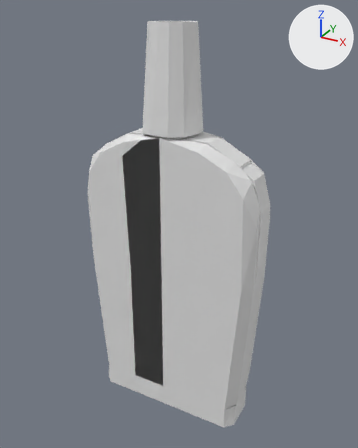
The FBX model Assets/Prefabs/Flask.fbx: old version first, new version second.
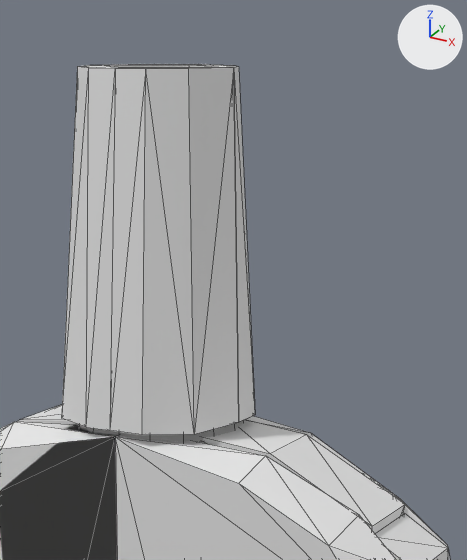
Each version is shown whole from a 50 mm camera at (0.23, -0.407, 0.419) aimed at (0.002, 0.006, 0.213), then close up on the part from 34% to 75% of the width and 0% to 40% of the height. Lighting does not change. The marker at upper right points along +X, +Y and +Z. The close-ups show mesh edges as thin lines. Where no turn or scale is listed for an object, it has been applied to the vertices.

Objects in the first close-up: 'Flask', 'FlaskCollider10', 'FlaskCollider11', 'FlaskCollider2', 'FlaskCollider3', 'FlaskCollider5', 'FlaskCollider6', 'FlaskCollider7', 'FlaskCollider8', 'FlaskCollider9'.
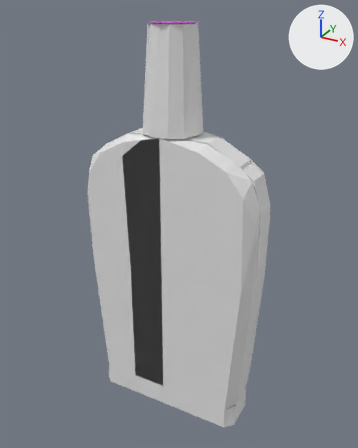
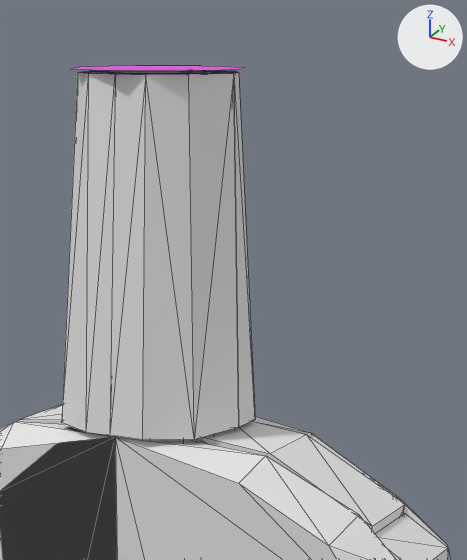
Pixel boxes [x1, y1, x2, y2] of what changed, in the close-ups (467 x 560 px):
```json
{"object": "FlaskCollider11", "change": "moved", "before": [110, 67, 239, 435], "after": [110, 73, 239, 440]}
{"object": "FlaskCollider10", "change": "moved", "before": [62, 65, 121, 431], "after": [62, 71, 122, 435]}
{"object": "FlaskCollider9", "change": "moved", "before": [189, 64, 255, 422], "after": [189, 70, 255, 427]}
{"object": "FlaskSpout", "change": "added", "after": [72, 66, 244, 71], "on screen": "pink"}
{"object": "FlaskCollider8", "change": "moved", "before": [103, 64, 193, 68], "after": [95, 70, 189, 73]}
```

The change, as JSON lines over the scene's bpy script:
```json
{"op": "add", "block": "mat_collider", "code": ["mat_collider = principled_material('Collider')", "mat_collider.base_color = (0.776, 0.0704, 0.799)  # pink #e44be7"]}
{"op": "add", "block": "me_circle", "code": ["me_circle = bpy.data.meshes.new('Circle')", "me_circle.from_pydata([(0.0, 0.0248, 0.4065), (-0.0175, 0.0175, 0.4065), (-0.0248, 0.0, 0.4065), (-0.0175, -0.0175, 0.4065), (0.0, -0.0248, 0.4065), (0.0175, -0.0175, 0.4065), (0.0248, 0.0, 0.4065), (0.0175, 0.0175, 0.4065)], [], [(1, 2, 3, 4, 5, 6, 7, 0)])", "me_circle.materials.append(mat_collider)  # pink #e44be7"]}
{"op": "set", "path": "ob_flaskcollider11.location", "old": "(0.0, 0.0, 0.0)", "new": "(0.0, 0.0, -0.0014)"}
{"op": "set", "path": "ob_flaskcollider9.location", "old": "(0.0, 0.0, 0.0)", "new": "(0.0, 0.0, -0.0014)"}
{"op": "set", "path": "ob_flaskcollider10.location", "old": "(0.0, 0.0, 0.0)", "new": "(0.0, 0.0, -0.0014)"}
{"op": "set", "path": "ob_flaskcollider8.location", "old": "(0.0, 0.0, 0.0)", "new": "(0.0, 0.0, -0.0014)"}
{"op": "add", "block": "ob_flaskspout", "code": ["ob_flaskspout = bpy.data.objects.new('FlaskSpout', me_circle)", "ob_flaskspout.location = (0.0, 0.0, 0.0)"]}
```
